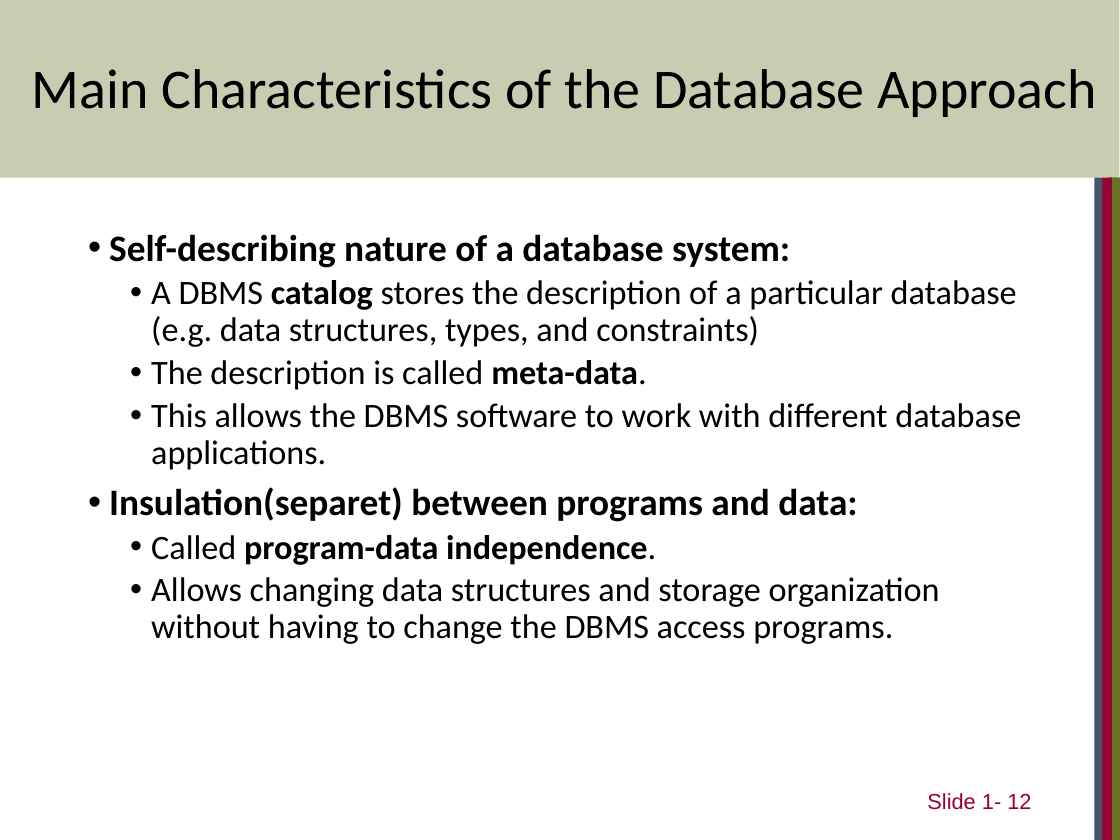
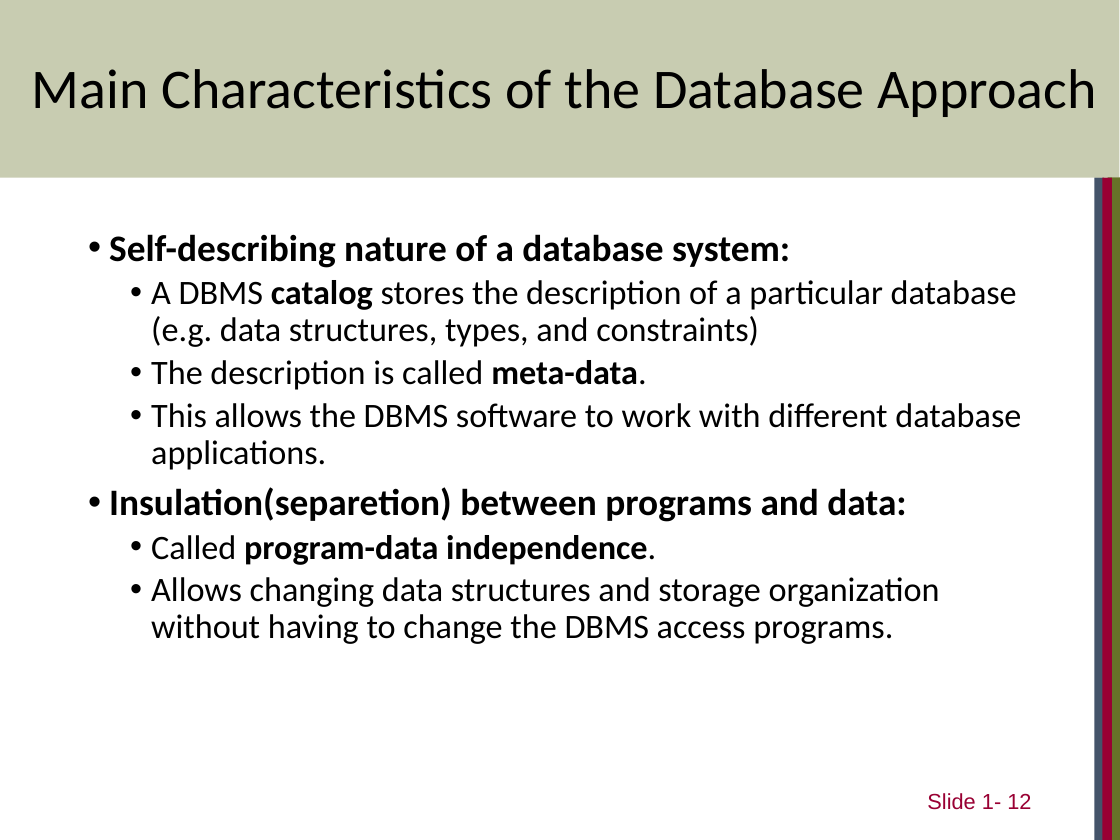
Before and after one commit to mutanganajoseph/Documents, a slide deck: slide 12 of auca/sem-2/dbms/2 Chapter01.pptx. Drawn at 1120x840 pixels with LibreOffice and Linux fonts; fonts in the diff are those of the drawing. Boxes give left, top, right and bottom in pixels: in the first picture for what was removed or moved away, otherwise in the second. Text is boxed around its words. In the diff, an @@ line names an element or a change of style, - is before the commit and + after.

```diff
--- a/auca/sem-2/dbms/2 Chapter01.pptx
+++ b/auca/sem-2/dbms/2 Chapter01.pptx
@@ text at [109,487,906,522]: text changed @@
-• Insulation(separet) between programs and data:
+• Insulation(separetion) between programs and data:
```
Also in this commit, not shown: 2 other files.
